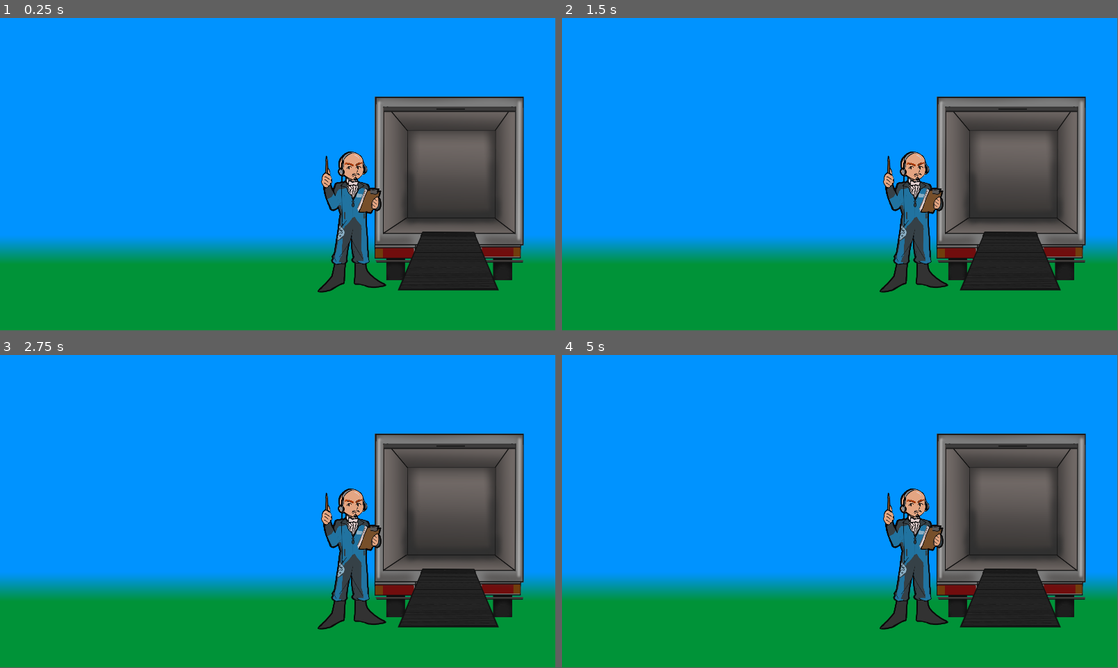
Above: before the commit, frames 1-4 (two rows, left to right).
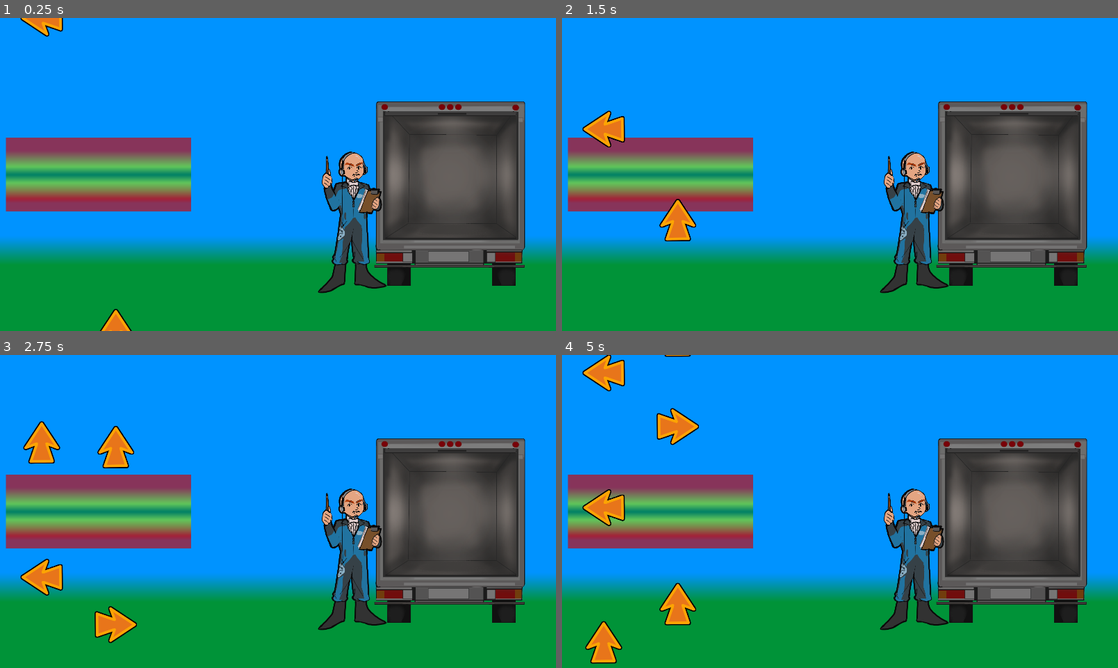
Above: after the commit, the same moments.

Repository: PentaCrunch/PentaCrunch
Game: Godot game, scene res://main_scene.tscn
Same seed, same stepped clock (60 frames per second), same inputs: the game is played once before the commit and once after it.
Inputs:
- Up to frame 1 (0.25 s): no input
- Up to frame 2 (1.5 s): tap Enter at 0.5 s; hold Right 0.53-1.28 s; hold Down from 1.28 s (still down)
- Up to frame 3 (2.75 s): release Down at 2.03 s; hold Right from 2.03 s (still down)
- Up to frame 4 (5 s): release Right at 2.78 s; hold Up 2.78-3.53 s; hold Left from 3.53 s (still down)
In our replay, the window is 799x449 before the commit and 800x450 after it. These sizes can differ from the game's own. Grey fills any space a smaller window leaves; there, only what the larger window draws over its background counts as a difference.

The runs differ from the first frame. In frame 1, 18% of the frame differs, in the area x 1-100%, y 0-100%; in frame 2, 19%; in frame 3, 20%; in frame 4, 20%, in the area x 1-100%, y 0-99%.

Commit message:
Base mechanics done

Diff:
--- /dev/null
+++ b/Arrow.gd
@@ -0,0 +1,81 @@
+extends Sprite2D
+
+# Arrow pictures and names
+var arrow_list = [
+	{"path": "res://assets/arrow-right.png", "name": "arrow_right"},
+	{"path": "res://assets/arrow-left.png", "name": "arrow_left"},
+	{"path": "res://assets/arrow-up.png", "name": "arrow_up"},
+	{"path": "res://assets/arrow-down.png", "name": "arrow_down"}
+]
+
+# Define a dictionary to map key codes to arrow names
+var key_to_arrow = {
+	KEY_UP: "arrow_up",
+	KEY_DOWN: "arrow_down",
+	KEY_RIGHT: "arrow_right",
+	KEY_LEFT: "arrow_left"
+}
+
+# check if arrow has been hit
+var hit = false
+# add name for arrow
+var current_arrow_name = ""
+
+func _ready():
+	generate_random_arrows()
+
+# Determines which animation is played
+func set_animation(name):
+	if name == "topDown1":
+		$AnimationPlayer.play("topDown1")
+	elif name == "downTop1":
+		$AnimationPlayer.play("downTop1")
+
+# Generates random value from 4 different arrows
+func generate_random_arrows():
+	var random_arrow = arrow_list[randi_range(0, arrow_list.size() - 1)]
+	texture = load(random_arrow["path"])
+	current_arrow_name = random_arrow["name"]
+
+
+# Checks how accurate user input was
+func check_position_color():
+	var area_color = ""
+	if position.y >= 416 and position.y < 472:
+		area_color = "red"
+	elif position.y >= 472 and position.y < 520:
+		area_color = "yellow"
+	elif position.y >= 520 and position.y < 568:
+		area_color = "green"
+	elif position.y >= 568 and position.y < 616:
+		area_color = "yellow"
+	elif position.y >= 616 and position.y <= 664:
+		area_color = "red"
+
+	return area_color
+
+func _process(delta):
+	pass
+
+## Takes user input from keyboard and checks if it matches current arrow
+func _input(event):
+	if event is InputEventKey and event.pressed:
+		# Check that arrow is on "goal line" and that it's not already hit
+		if position.y >= 416 and position.y <= 664 and not hit:
+			var area = check_position_color()
+			# Check if the pressed key matches the current arrow
+			if key_to_arrow.has(event.keycode) and current_arrow_name == key_to_arrow[event.keycode]:
+				print("Hit on ", area)
+				hit = true
+				texture = null
+				$"/root/MainScene".increase_box_amount()
+				# print feedback
+				if area == "green":
+					$"/root/MainScene".print_feedback("Perfect!")
+					$"/root/MainScene".player_score(3)
+				elif area == "yellow":
+					$"/root/MainScene".print_feedback("Good!")
+					$"/root/MainScene".player_score(2)
+				elif area == "red":
+					$"/root/MainScene".print_feedback("Poor")
+					$"/root/MainScene".player_score(1)
--- /dev/null
+++ b/ArrowMechanics.gd
@@ -0,0 +1,12 @@
+extends Node2D
+
+var arrow_scene = preload("res://arrow.tscn")
+
+func _ready():
+	pass
+
+
+func send_arrows(animation_name):
+		var arrow_instance = arrow_scene.instantiate()
+		arrow_instance.set_animation(animation_name)
+		add_child(arrow_instance)
--- /dev/null
+++ b/accuracy_bar.gd
@@ -0,0 +1,4 @@
+extends Area2D
+
+func _ready():
+	pass
--- /dev/null
+++ b/accuracy_bar.tscn
@@ -0,0 +1,39 @@
+[gd_scene load_steps=5 format=3 uid="uid://qlepyyv8q0bw"]
+
+[ext_resource type="Script" path="res://accuracy_bar.gd" id="1_jt0on"]
+
+[sub_resource type="RectangleShape2D" id="RectangleShape2D_ygaph"]
+size = Vector2(506.625, 32.5)
+
+[sub_resource type="Gradient" id="Gradient_t8bfq"]
+offsets = PackedFloat32Array(0.166667, 0.388889, 0.5, 0.611111, 0.833333, 0.888889)
+colors = PackedColorArray(0.823529, 0, 0, 0.647059, 0.596078, 0.890196, 0, 0.647059, 0, 0.454902, 0.0666667, 0.647059, 0.596078, 0.890196, 0, 0.647059, 0.823529, 0, 0, 0.784314, 0.823529, 0, 0, 0.647059)
+metadata/_snap_enabled = true
+metadata/_snap_count = 18
+
+[sub_resource type="GradientTexture2D" id="GradientTexture2D_8qsv4"]
+gradient = SubResource("Gradient_t8bfq")
+
+[node name="AccuracyBar" type="Area2D"]
+script = ExtResource("1_jt0on")
+
+[node name="AccuracyBar" type="Sprite2D" parent="."]
+
+[node name="CollisionShape2D" type="CollisionShape2D" parent="."]
+position = Vector2(0, -0.25)
+shape = SubResource("RectangleShape2D_ygaph")
+
+[node name="TextureRect" type="TextureRect" parent="CollisionShape2D"]
+anchors_preset = 15
+anchor_right = 1.0
+anchor_bottom = 1.0
+offset_left = -253.0
+offset_top = -16.0
+offset_right = 256.0
+offset_bottom = 16.0
+grow_horizontal = 2
+grow_vertical = 2
+texture = SubResource("GradientTexture2D_8qsv4")
+expand_mode = 1
+
+[connection signal="body_entered" from="." to="." method="_on_body_entered"]
--- /dev/null
+++ b/arrow.tscn
@@ -0,0 +1,95 @@
+[gd_scene load_steps=9 format=3 uid="uid://dejjo0fpse4f8"]
+
+[ext_resource type="Texture2D" uid="uid://bs8m8xn0fctsr" path="res://assets/arrow-right.png" id="1_hkyoq"]
+[ext_resource type="Script" path="res://Arrow.gd" id="2_xl2mk"]
+
+[sub_resource type="Animation" id="Animation_lgyje"]
+length = 0.001
+tracks/0/type = "value"
+tracks/0/imported = false
+tracks/0/enabled = true
+tracks/0/path = NodePath(".:position")
+tracks/0/interp = 1
+tracks/0/loop_wrap = true
+tracks/0/keys = {
+"times": PackedFloat32Array(0),
+"transitions": PackedFloat32Array(1),
+"update": 0,
+"values": [Vector2(-92, 2.08165e-12)]
+}
+
+[sub_resource type="Animation" id="Animation_sgugt"]
+resource_name = "downTop1"
+length = 4.0
+tracks/0/type = "value"
+tracks/0/imported = false
+tracks/0/enabled = true
+tracks/0/path = NodePath(".:position")
+tracks/0/interp = 1
+tracks/0/loop_wrap = true
+tracks/0/keys = {
+"times": PackedFloat32Array(0, 4),
+"transitions": PackedFloat32Array(1, 1),
+"update": 0,
+"values": [Vector2(400, 1148), Vector2(400, -67)]
+}
+
+[sub_resource type="Animation" id="Animation_rjdmx"]
+resource_name = "left_to_right"
+length = 4.0
+tracks/0/type = "value"
+tracks/0/imported = false
+tracks/0/enabled = true
+tracks/0/path = NodePath(".:position")
+tracks/0/interp = 1
+tracks/0/loop_wrap = true
+tracks/0/keys = {
+"times": PackedFloat32Array(0, 4),
+"transitions": PackedFloat32Array(1, 1),
+"update": 0,
+"values": [Vector2(-92, 850), Vector2(2030, 850)]
+}
+
+[sub_resource type="Animation" id="Animation_dm1r0"]
+resource_name = "topDown1"
+length = 4.0
+tracks/0/type = "value"
+tracks/0/imported = false
+tracks/0/enabled = true
+tracks/0/path = NodePath(".:position")
+tracks/0/interp = 1
+tracks/0/loop_wrap = true
+tracks/0/keys = {
+"times": PackedFloat32Array(0, 4),
+"transitions": PackedFloat32Array(1, 1),
+"update": 0,
+"values": [Vector2(144, -71), Vector2(144, 1155)]
+}
+
+[sub_resource type="AnimationLibrary" id="AnimationLibrary_rpdfd"]
+_data = {
+"RESET": SubResource("Animation_lgyje"),
+"downTop1": SubResource("Animation_sgugt"),
+"left_to_right": SubResource("Animation_rjdmx"),
+"topDown1": SubResource("Animation_dm1r0")
+}
+
+[sub_resource type="RectangleShape2D" id="RectangleShape2D_grwp5"]
+size = Vector2(274.313, 108.75)
+
+[node name="Arrow" type="Sprite2D"]
+position = Vector2(-92, 2.08165e-12)
+scale = Vector2(0.4, 0.4)
+texture = ExtResource("1_hkyoq")
+script = ExtResource("2_xl2mk")
+
+[node name="AnimationPlayer" type="AnimationPlayer" parent="."]
+libraries = {
+"": SubResource("AnimationLibrary_rpdfd")
+}
+
+[node name="ArrowArea2D" type="Area2D" parent="."]
+
+[node name="ArrowCollisionShape" type="CollisionShape2D" parent="ArrowArea2D"]
+scale = Vector2(1, 1)
+shape = SubResource("RectangleShape2D_grwp5")
--- /dev/null
+++ b/main_scene.gd
@@ -0,0 +1,93 @@
+extends Node
+
+# How many arrows will be sended per line
+var arrow_amount = 10
+var max_boxes = 20
+
+# time between each arrow
+var timer1 = 1.5
+var timer2 = 2
+
+var boxes = 0
+
+# Max_score is 3x sended arrows for example 20 arrows -> max 60p
+var max_score = 60
+# Player score
+var score = 0
+
+@onready var truck_sprite = $Truck/Truck
+
+var truck_texture1 = preload("res://assets/truck-1.png")
+var truck_texture2 = preload("res://assets/truck-2.png")
+var truck_texture3 = preload("res://assets/truck-3.png")
+var truck_texture4 = preload("res://assets/truck-4.png")
+var truck_texture5 = preload("res://assets/truck-5.png")
+var truck_texture6 = preload("res://assets/truck-6.png")
+
+
+@onready var feedback_label = $FeedbackLabel
+@onready var percent_label = $PercentLabel
+
+func _ready():
+	# set label empty
+	feedback_label.text = ""
+	percent_label.text = ""
+	#use ArrowsMechanics to get arrow
+	var arrow_child = get_node("ArrowMechanics")
+	call_arrowsTopDown1(arrow_child)
+	call_arrowsDownTop1(arrow_child)
+
+func call_arrowsTopDown1(arrow_child):
+	if arrow_child:
+		for i in range (arrow_amount):
+			# use send_arrows function to get arrow
+			arrow_child.send_arrows("topDown1")
+			# time between
+			await get_tree().create_timer(timer1).timeout
+	else:
+		print("Arrow child not found!")
+
+func call_arrowsDownTop1(arrow_child):
+	if arrow_child:
+		for i in range (arrow_amount):
+			# use send_arrows function to get arrow
+			arrow_child.send_arrows("downTop1")
+			# time between
+			await get_tree().create_timer(timer2).timeout
+	else:
+		print("Arrow child not found!")
+	#set timer to wait last arrow and after that call game over function
+	await get_tree().create_timer(0.5).timeout
+	game_over()
+
+func game_over():
+	calculate_percent(score)
+
+func print_feedback(feedback):
+	feedback_label.text = feedback
+
+func player_score(points):
+	score += points
+
+func calculate_percent(score):
+	var percent = float(score) / max_score * 100
+	percent = snapped(percent, 0.01) # Rounds two deciamals
+	percent_label.text = str(percent) + " %"
+
+func increase_box_amount():
+	boxes += 1
+
+	var percent = float(boxes) / max_boxes * 100
+	percent = snapped(percent, 0)
+	if percent > 85:
+		truck_sprite.texture = truck_texture6
+	elif percent > 71:
+		truck_sprite.texture = truck_texture5
+	elif percent > 57:
+		truck_sprite.texture = truck_texture4
+	elif percent > 42:
+		truck_sprite.texture = truck_texture3
+	elif percent > 28:
+		truck_sprite.texture = truck_texture2
+	elif percent > 14:
+		truck_sprite.texture = truck_texture1
--- a/main_scene.tscn
+++ b/main_scene.tscn
@@ -1,10 +1,14 @@
-[gd_scene load_steps=4 format=3 uid="uid://ceulvgal4xivv"]
+[gd_scene load_steps=7 format=3 uid="uid://ceulvgal4xivv"]
 
 [ext_resource type="PackedScene" uid="uid://bx0no8s34pqqc" path="res://boss.tscn" id="1_3jtbm"]
+[ext_resource type="Script" path="res://main_scene.gd" id="1_u7mxa"]
 [ext_resource type="PackedScene" uid="uid://c83xt0ctyo2vf" path="res://truck.tscn" id="2_bd7g8"]
-[ext_resource type="PackedScene" uid="uid://bgddm71pfwbis" path="res://ui_1.tscn" id="3_w4b3k"]
+[ext_resource type="PackedScene" uid="uid://by2nexvrd42jr" path="res://ui_1.tscn" id="3_w4b3k"]
+[ext_resource type="Script" path="res://ArrowMechanics.gd" id="6_fpwrq"]
+[ext_resource type="PackedScene" uid="uid://qlepyyv8q0bw" path="res://accuracy_bar.tscn" id="6_shxs8"]
 
 [node name="MainScene" type="Node2D"]
+script = ExtResource("1_u7mxa")
 
 [node name="CanvasLayer" type="CanvasLayer" parent="."]
 layer = -1
@@ -16,3 +20,27 @@
 
 [node name="Boss" parent="." instance=ExtResource("1_3jtbm")]
 position = Vector2(1217, 705)
+
+[node name="AccuracyBar" parent="." instance=ExtResource("6_shxs8")]
+position = Vector2(336, 540)
+rotation = 1.5708
+scale = Vector2(0.5, 20)
+
+[node name="ArrowMechanics" type="Node2D" parent="."]
+script = ExtResource("6_fpwrq")
+
+[node name="FeedbackLabel" type="Label" parent="."]
+offset_left = 768.0
+offset_top = 504.0
+offset_right = 952.0
+offset_bottom = 568.0
+theme_override_font_sizes/font_size = 45
+text = "Perfect"
+
+[node name="PercentLabel" type="Label" parent="."]
+offset_left = 856.0
+offset_top = 192.0
+offset_right = 1201.0
+offset_bottom = 296.0
+theme_override_font_sizes/font_size = 50
+text = "Accuracy 93 %"
--- a/project.godot
+++ b/project.godot
@@ -19,6 +19,7 @@
 
 window/size/viewport_width=1920
 window/size/viewport_height=1080
+window/stretch/mode="viewport"
 
 [rendering]
 
--- a/truck.tscn
+++ b/truck.tscn
@@ -1,13 +1,11 @@
 [gd_scene load_steps=3 format=3 uid="uid://c83xt0ctyo2vf"]
 
-[ext_resource type="Texture2D" uid="uid://dfe7fv2i8hla6" path="res://assets/truck-placeholder.png" id="1_bmee6"]
 [ext_resource type="Script" path="res://truck.gd" id="1_yq0q3"]
+[ext_resource type="Texture2D" uid="uid://ddh585wocg4y5" path="res://assets/truck-empty.png" id="2_g1t2n"]
 
 [node name="Truck" type="Area2D"]
 script = ExtResource("1_yq0q3")
 
-[node name="CollisionShape2D" type="CollisionShape2D" parent="."]
-
 [node name="Truck" type="Sprite2D" parent="."]
 scale = Vector2(0.6, 0.6)
-texture = ExtResource("1_bmee6")
+texture = ExtResource("2_g1t2n")
Binary file added: assets/door.png
Not shown, added: assets/door.png.import
Binary file added: assets/truck-1.png
Not shown, added: assets/truck-1.png.import
Binary file added: assets/truck-2.png
Not shown, added: assets/truck-2.png.import
Binary file added: assets/truck-3.png
Not shown, added: assets/truck-3.png.import
Binary file added: assets/truck-4.png
Not shown, added: assets/truck-4.png.import
Binary file added: assets/truck-5.png
Not shown, added: assets/truck-5.png.import
(and 5 more such lines)
